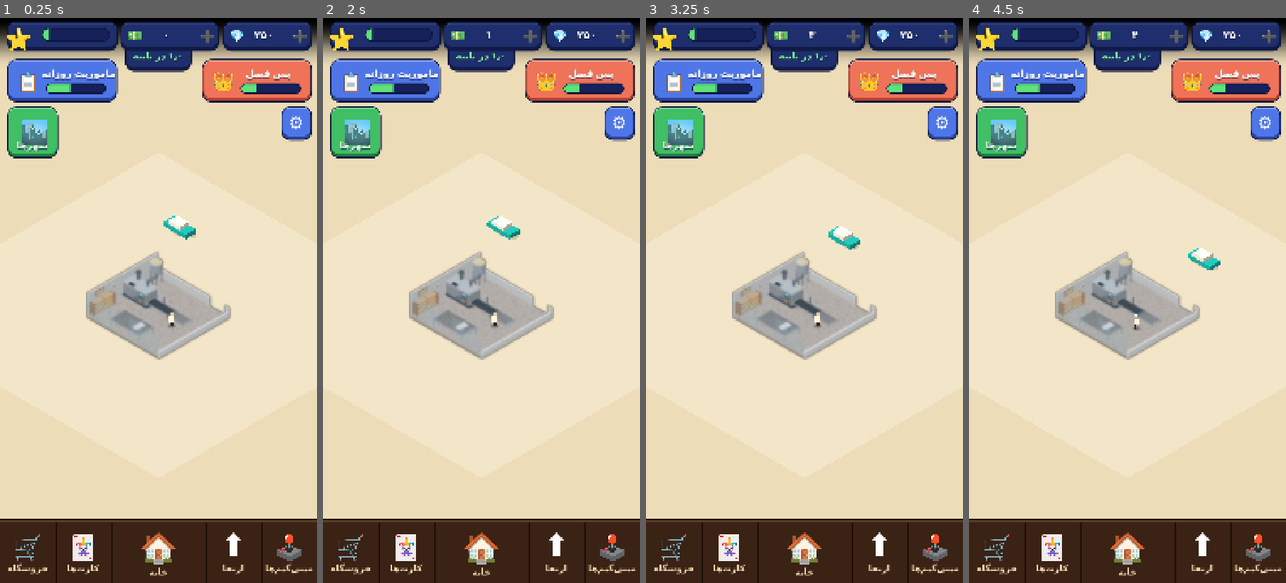
Above: before the commit, frames 1-4 (left to right).
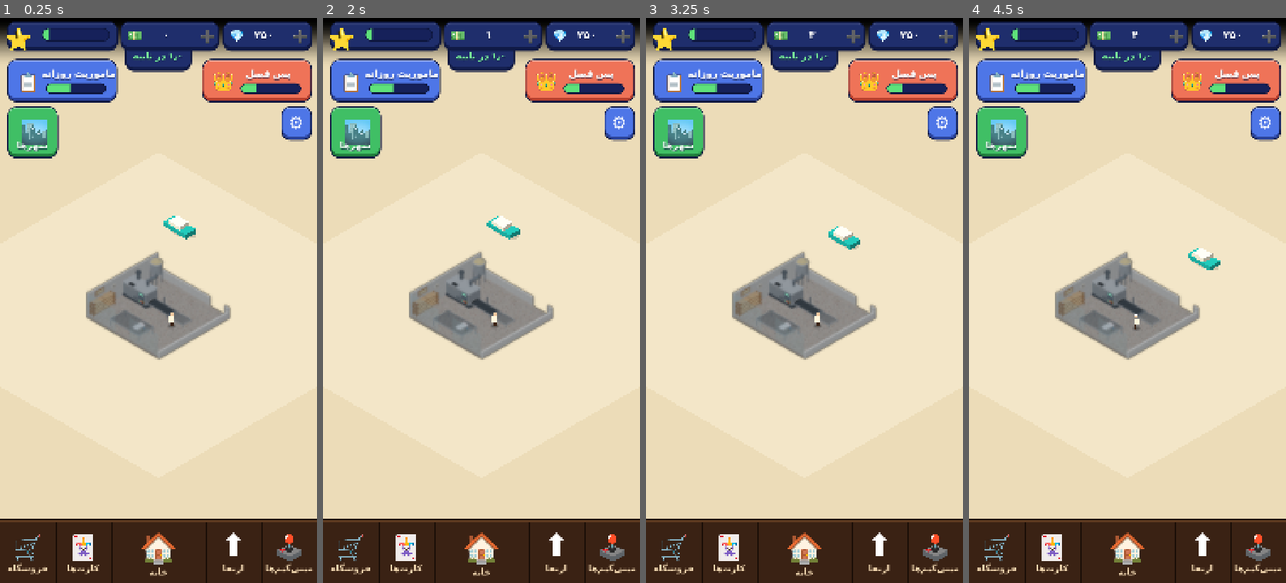
Above: after the commit, the same moments.

Repository: themahdipixl-dev/Noonvaei-godot
Game: Godot game, scene res://scenes/main.tscn
The game is run twice, just before and just after one commit, with the same random seed, the same clock (stepped at 60 frames per second) and the same inputs.
Inputs (mouse positions are in pixels of both pictures, inside the frame that each line leads up to):
- Up to frame 1 (0.25 s): no input
- Up to frame 2 (2 s): click (529, 34) at 0.52 s; click (624, 34) at 1.27 s
- Up to frame 3 (3.25 s): click (902, 80) at 2.02 s; click (943, 125) at 2.77 s
- Up to frame 4 (4.5 s): click (1032, 80) at 3.52 s; click (1000, 131) at 4.27 s

The runs differ from the first frame. In frame 1, 4.4% of the frame differs, in the area x 27-73%, y 41-61%; in frame 2, 4.4%; in frame 3, 4.4%; in frame 4, 4.4%.

Commit message:
Lower overall light intensity (LIGHT_SCALE 1.0 -> 0.6) so colors are no longer brightened

Diff:
--- a/scripts/world/shop_lighting.gd
+++ b/scripts/world/shop_lighting.gd
@@ -10,16 +10,17 @@
 ##
 ## اصل این تنظیمات: رنگ شیء‌ها تغییر نکند و چیزی سوخته نشود.
 ##   - هر سه نور سفید خالص‌اند (نور رنگی، رنگ آلبیدو را به سمت خودش می‌برد).
-##   - مجموع نور روی سطوح رو به بالا زیر 1.0 است (حدود 0.8)، پس حتی سفیدترین شیء (دیوار، آلبیدو ~0.9)
-##     به 1.0 نمی‌رسد و clip نمی‌شود.
+##   - مجموع نور روی سطوح رو به بالا زیر 1.0 است (حدود 0.8 * LIGHT_SCALE)، پس حتی سفیدترین شیء
+##     (دیوار، آلبیدو ~0.9) به 1.0 نمی‌رسد و clip نمی‌شود.
 ##
 ## اگر بعد از بیک هنوز روشن/تاریک بود، فقط LIGHT_SCALE را عوض کن (کش خودکار عوض می‌شود، signature() پایین):
 ##   کمتر از 1.0 = تیره‌تر ، بیشتر از 1.0 = روشن‌تر
 
 ## ضریب کلی روشنایی (روی خورشید، محیط و پرکننده با هم اعمال می‌شود).
-const LIGHT_SCALE := 1.0
+## کم شد (از 1.0 به 0.6) چون رنگ شیء‌ها روشن‌تر از آلبیدوی واقعی‌شان دیده می‌شد.
+const LIGHT_SCALE := 0.6
 
-## مجموع روی سطح رو به بالا: 0.5 * 0.848 (sin 58) + 0.32 + 0.08 * 0.574 (sin 35) ~ 0.79
+## مجموع روی سطح رو به بالا: 0.5 * 0.848 (sin 58) + 0.32 + 0.08 * 0.574 (sin 35) ~ 0.79 (قبل از LIGHT_SCALE)
 const SUN_ENERGY := 0.5
 const AMBIENT_ENERGY := 0.32
 const FILL_ENERGY := 0.08
